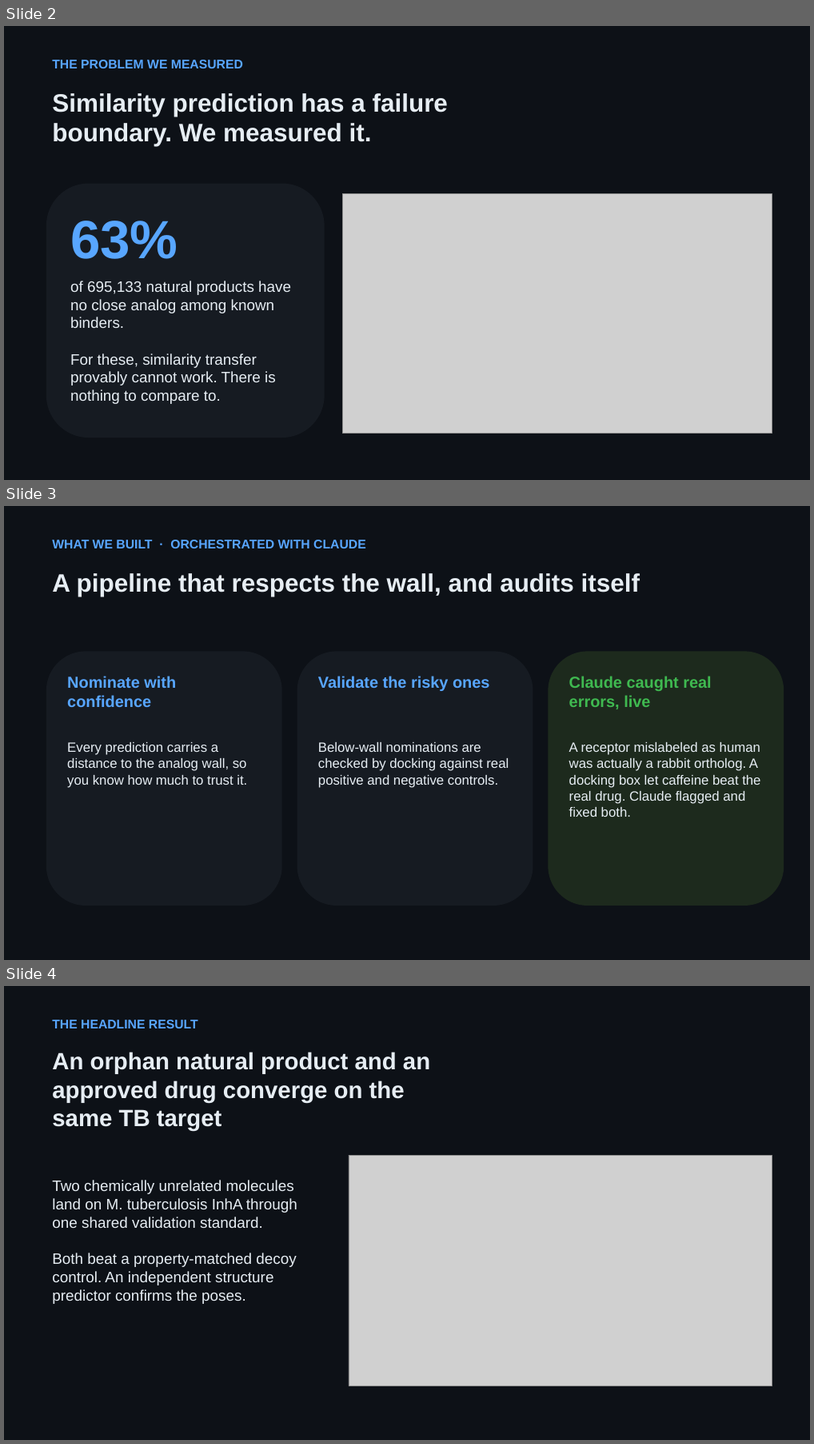
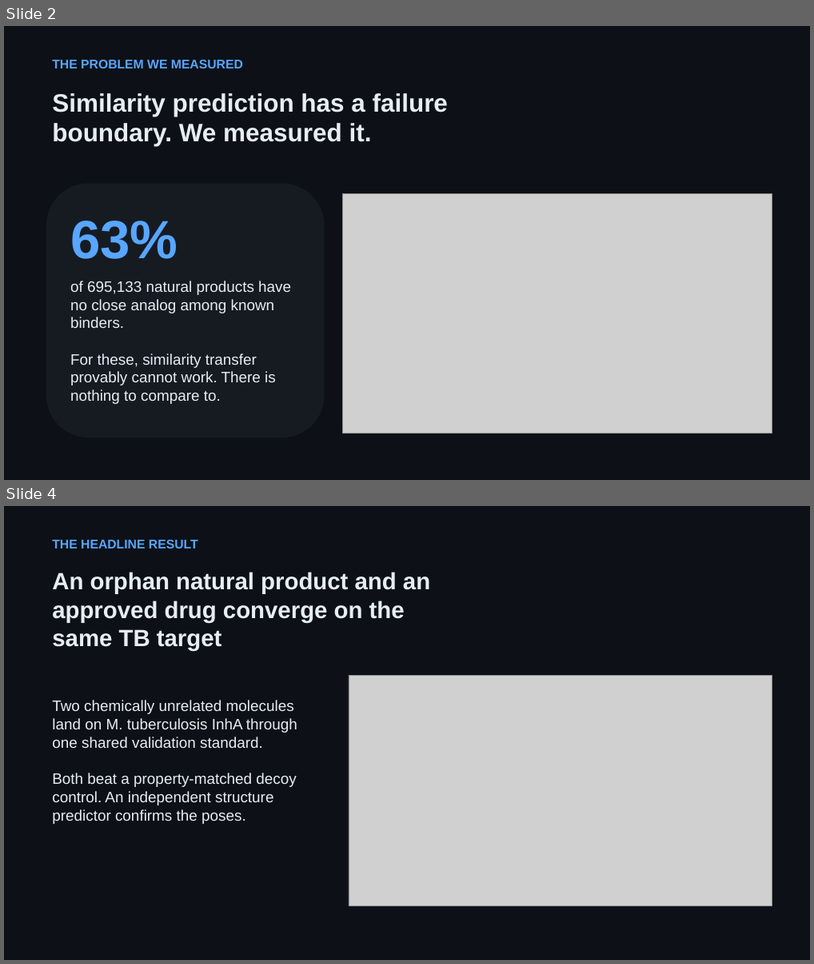
Before and after one commit to DocMartin95/analog-wall-target-prediction, a slide deck: demo/HitScreen_pitch.pptx. Shown one above the other, each under a label of ours: slides 2, 3 and 4 before the commit, slides 2 and 4 after it; the slides between them are not shown. The pictures are 814x1444 and 814x964 pixels, drawn with LibreOffice and Linux fonts; fonts in the diff are those of the drawing; grey boxes stand for pictures. Boxes give left, top, right and bottom in pixels: in the first picture for what was removed or moved away, otherwise in the second. Text is boxed around its words. In the diff, an @@ line names an element or a change of style, - is before the commit and + after.

Commit message:
Rewrite pitch: expert voice, concrete results, Claude Science named, honesty as one earned line

```diff
--- a/demo/HitScreen_pitch.pptx
+++ b/demo/HitScreen_pitch.pptx
@@ slide 3 removed at [4, 506, 810, 960], background #0D1117 @@
@@ text removed at [52, 540, 366, 548] @@
-WHAT WE BUILT · ORCHESTRATED WITH CLAUDE
@@ text removed at [52, 573, 640, 596] @@
-A pipeline that respects the wall, and audits itself
@@ rounded rectangle removed at [46, 651, 282, 905] @@
@@ rounded rectangle removed at [298, 651, 534, 905] @@
@@ rounded rectangle removed at [549, 651, 784, 905] @@
@@ text removed at [67, 676, 176, 707] @@
-Nominate with confidence
@@ text removed at [318, 676, 490, 691] @@
-Validate the risky ones
@@ text removed at [570, 676, 711, 709] @@
-Claude caught real errors, live
@@ text removed at [67, 742, 247, 788] @@
-Every prediction carries a distance to the analog wall, so you know how much to trust it.
@@ text removed at [318, 742, 509, 788] @@
-Below-wall nominations are checked by docking against real positive and negative controls.
@@ text removed at [570, 742, 761, 816] @@
-A receptor mislabeled as human was actually a rabbit ortholog. A docking box let caffeine beat the real drug. Claude flagged and fixed both.
```
Also in this commit, not shown: 1 slide changed, 1 slide added, 1 other file.
